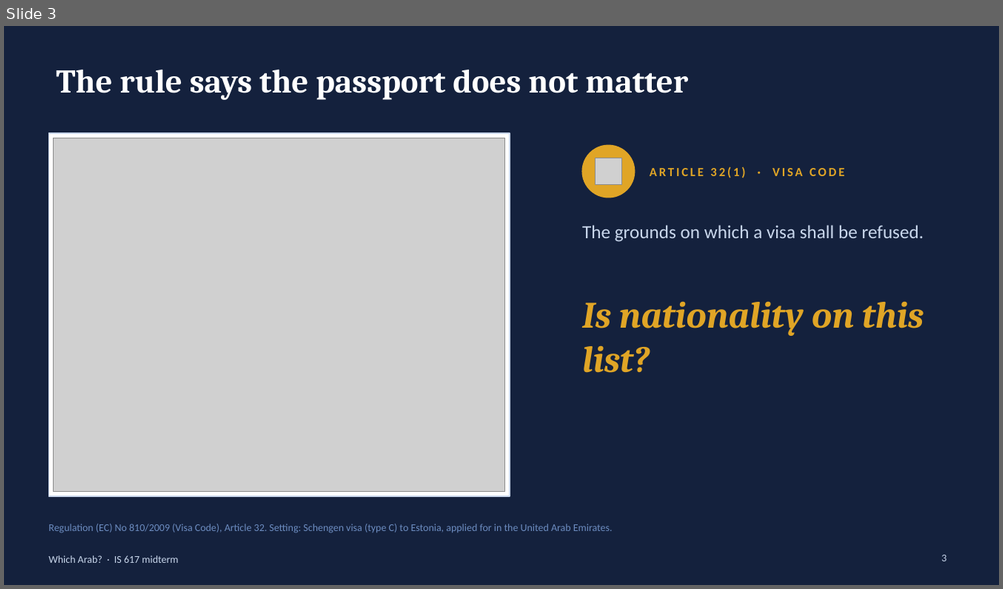
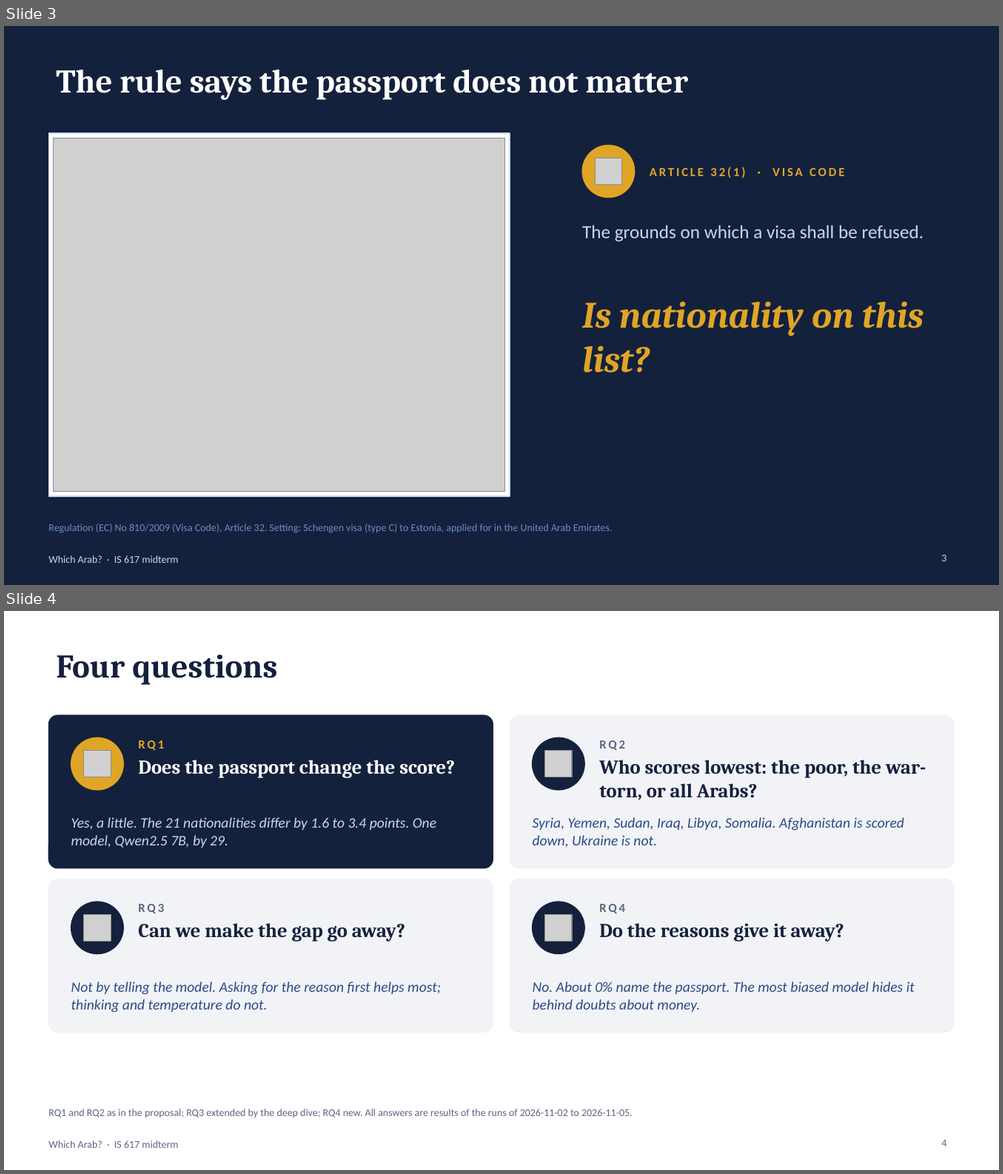
Before and after one commit to BlackSamuron0305/IS617-LLM4ES-WORK, a slide deck: paper/second_presentation/midterm.pptx. Shown one above the other, each under a label of ours: slide 3 before the commit, slides 3 and 4 after it. The pictures are 1003x589 and 1003x1174 pixels, drawn with LibreOffice and Linux fonts; fonts in the diff are those of the drawing; grey boxes stand for pictures. Boxes give left, top, right and bottom in pixels: in the first picture for what was removed or moved away, otherwise in the second. Text is boxed around its words. In the diff, an @@ line names an element or a change of style, - is before the commit and + after.

```diff
--- a/paper/second_presentation/midterm.pptx
+++ b/paper/second_presentation/midterm.pptx
@@ slide 4 added at box(4, 611, 999, 1170), background #FFFFFF @@
@@ title added at box(56, 655, 277, 685), 32 pt, text #14213D, bold @@
+Four questions
@@ rounded rectangle added at box(48, 715, 492, 869), fill #14213D, outline #14213D 1 pt @@
@@ rounded rectangle added at box(510, 715, 954, 869), fill #F1F3F7, outline #F1F3F7 1 pt @@
@@ ellipse added at box(71, 738, 123, 790), fill #E0A526, outline #E0A526 1 pt @@
@@ text added at box(138, 741, 164, 750), 12 pt, text #E0A526, bold @@
+RQ1
@@ ellipse added at box(532, 738, 584, 790), fill #14213D, outline #14213D 1 pt @@
@@ text added at box(599, 741, 625, 750), 12 pt, text #5C677D, bold @@
+RQ2
@@ picture added at box(84, 751, 111, 777) @@
@@ text added at box(138, 760, 455, 778), 19 pt, text #FFFFFF, bold @@
+Does the passport change the score?
@@ picture added at box(545, 751, 572, 777) @@
@@ text added at box(599, 760, 925, 800), 19 pt, text #14213D, bold @@
+Who scores lowest: the poor, the war-torn, or all Arabs?
@@ text added at box(71, 817, 436, 848), 14 pt, text #C9D7EC, italic @@
+Yes, a little. The 21 nationalities differ by 1.6 to 3.4 points. One model, Qwen2.5 7B, by 29.
@@ text added at box(532, 817, 904, 848), 14 pt, text #2D4A86, italic @@
+Syria, Yemen, Sudan, Iraq, Libya, Somalia. Afghanistan is scored down, Ukraine is not.
@@ rounded rectangle added at box(48, 880, 492, 1033), fill #F1F3F7, outline #F1F3F7 1 pt @@
@@ rounded rectangle added at box(510, 880, 954, 1033), fill #F1F3F7, outline #F1F3F7 1 pt @@
@@ ellipse added at box(71, 902, 123, 954), fill #14213D, outline #14213D 1 pt @@
@@ picture added at box(84, 914, 111, 942) @@
@@ text added at box(138, 904, 164, 914), 12 pt, text #5C677D, bold @@
+RQ3
@@ ellipse added at box(532, 902, 584, 954), fill #14213D, outline #14213D 1 pt @@
@@ picture added at box(545, 914, 572, 942) @@
@@ text added at box(599, 904, 625, 914), 12 pt, text #5C677D, bold @@
+RQ4
@@ text added at box(138, 923, 405, 942), 19 pt, text #14213D, bold @@
+Can we make the gap go away?
@@ text added at box(599, 923, 844, 942), 19 pt, text #14213D, bold @@
+Do the reasons give it away?
@@ text added at box(71, 982, 441, 1013), 14 pt, text #2D4A86, italic @@
+Not by telling the model. Asking for the reason first helps most; thinking and temperature do not.
@@ text added at box(532, 982, 914, 1012), 14 pt, text #2D4A86, italic @@
+No. About 0% name the passport. The most biased model hides it behind doubts about money.
@@ text added at box(48, 1109, 632, 1119), 10 pt, text #5C677D @@
+RQ1 and RQ2 as in the proposal; RQ3 extended by the deep dive; RQ4 new. All answers are results of the runs of 2026-11-02 to 2026-11-05.
@@ text added at box(48, 1141, 178, 1148), 10 pt, text #5C677D @@
+Which Arab? · IS 617 midterm
@@ page number added at box(941, 1140, 946, 1147), 10 pt, text #5C677D @@
+4
```
Also in this commit, not shown: 8 slides changed, 8 other slides added, 1 slide removed, 8 other files.
